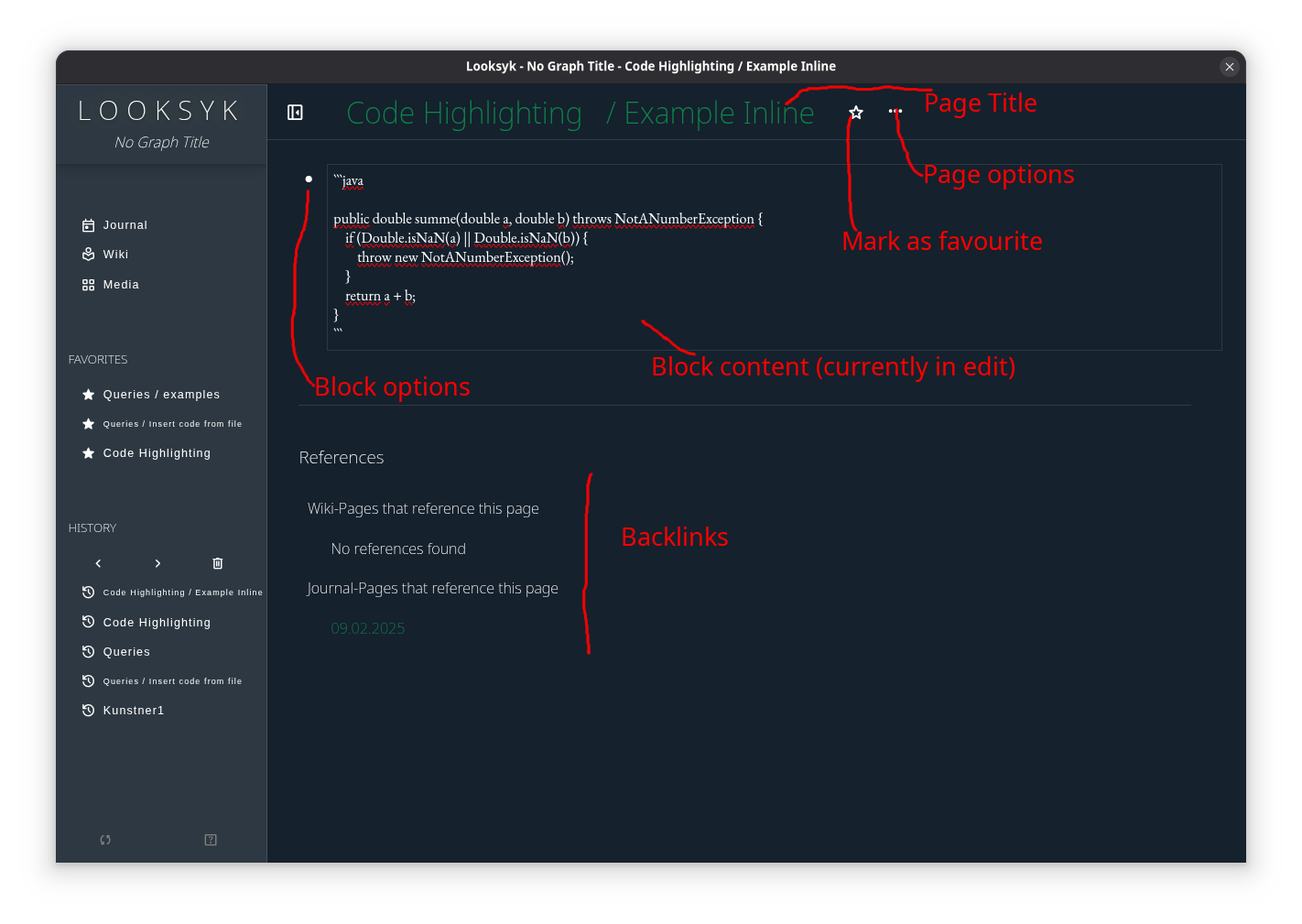
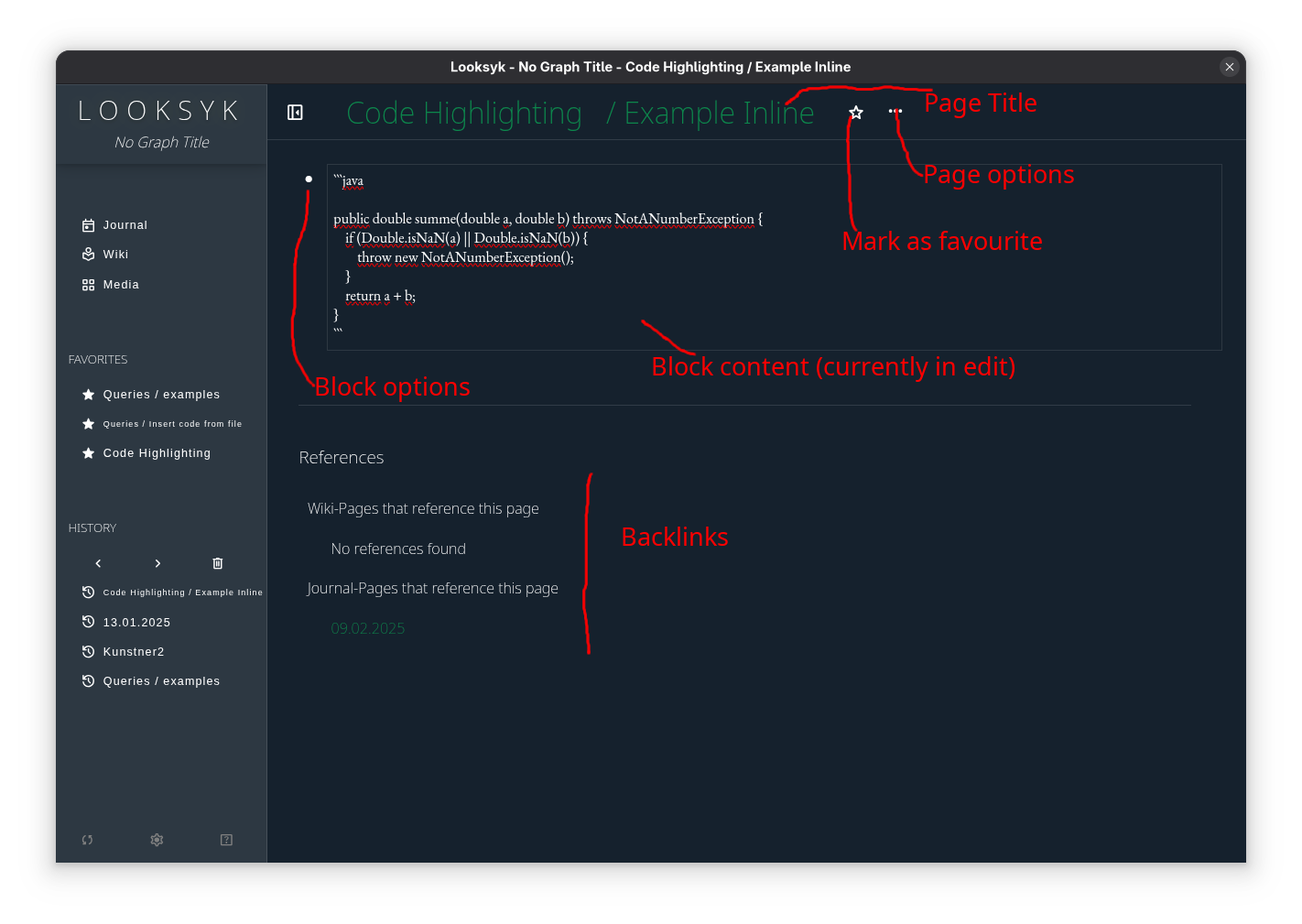
Two versions of the same layered image (1302x924). Layer-by-layer changes:
renamed "Bildschirmfoto vom 2025-07-06 10-15-53.png" to "Bildschirmfoto vom 2025-07-13 10-22-37.png", painted on it over box(81, 60, 851, 848)
